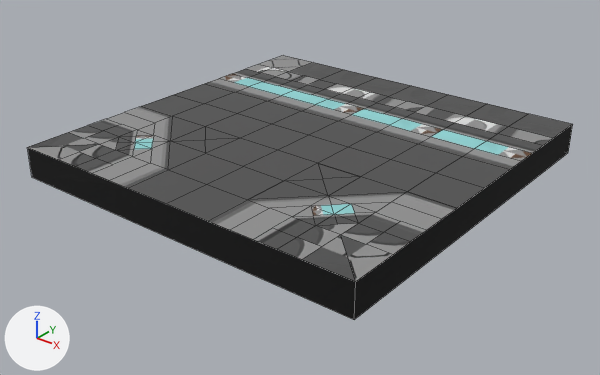
A saved change to the FBX model OMH_Proto/Assets/[Project]/Visuals/ENV/ENV_Decor/ENV_Static/ENV_Structures_Ground/Corridor/Corridor3opening.fbx.
One viewpoint serves both versions: a 50 mm camera at (-5.83, -9.42, 5.14) aimed at (-13.14, -0.28, -0.53). Arrows for +X, +Y and +Z are at lower left; the lights stay in place. Mesh edges are drawn as thin lines. Where no turn or scale is listed for an object, it has been applied to the vertices. Vertices at the same position are counted once.

Names of what the first picture shows: '3x3corridor.002'.
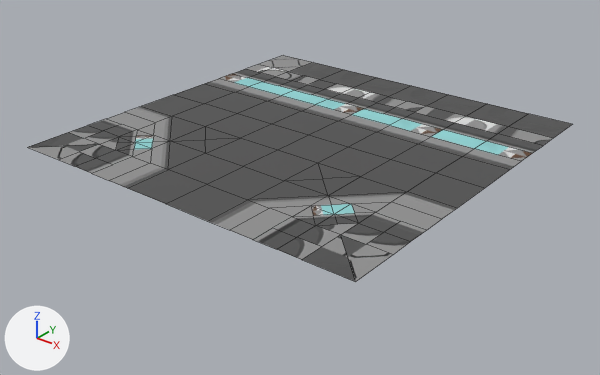
The change, as JSON lines over the scene's bpy script:
```json
{"block": "me_cube_007", "where": "# used by ob_3x3corridor_002; location = (-13.19, 0.0, 0.0)"}
{"op": "remove", "block": "me_cube_007", "code": "me_cube_007.from_pydata(...)  # 175 vertices, 154 faces; spans x -3.0..3.0, y -3.0..3.0, z -0.25..0.25"}
{"op": "add", "block": "me_cube_007", "code": "me_cube_007.from_pydata(...)  # 158 vertices, 150 faces; spans x -3.0..3.0, y -3.0..3.0, z 0.25"}
{"block": "me_cube_007", "change": "me_cube_007 part 1"}
{"block": "me_cube_007", "change": "17 vertices are removed from x -3.0..3.0, y -3.0..3.0, z -0.25..0.25"}
{"block": "me_cube_007", "change": "23 faces are deleted"}
{"block": "me_cube_007", "change": "15 new faces join them, mat_trimsheetground_002"}
{"block": "me_cube_007", "change": "4 new faces join them, mat_trimsheetsolalt"}
{"op": "remove", "block": "me_cube_007", "code": "me_cube_007.materials.append(mat_material_001)  # black #000000"}
```

Pixel boxes (x1, y1, x2, y2) of what changed, in the pictures (600 x 375 px; the box of a moved part takes in the faces that stretch with it):
```json
{"object": "3x3corridor.002", "change": "reshaped", "before": [27, 55, 573, 320], "after": [28, 55, 572, 282], "on screen": "14% shorter"}
{"part": 1, "of": "me_cube_007", "change": "moved or reshaped", "before": [27, 124, 573, 320], "after": [207, 150, 457, 282]}
```
